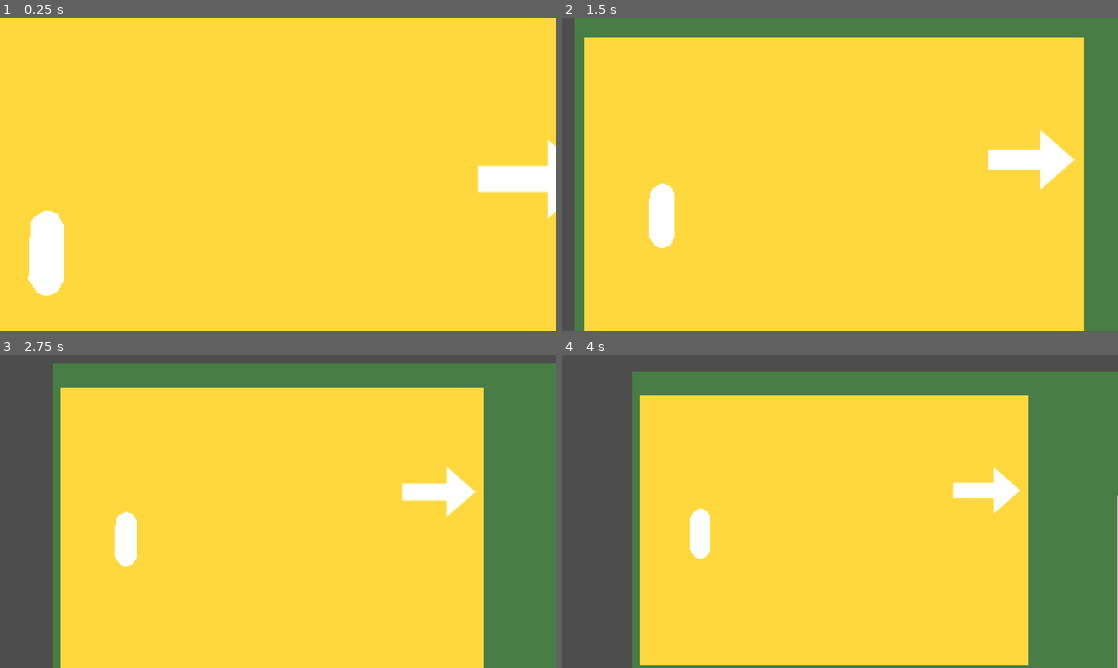
Above: before the commit, frames 1-4 (two rows, left to right).
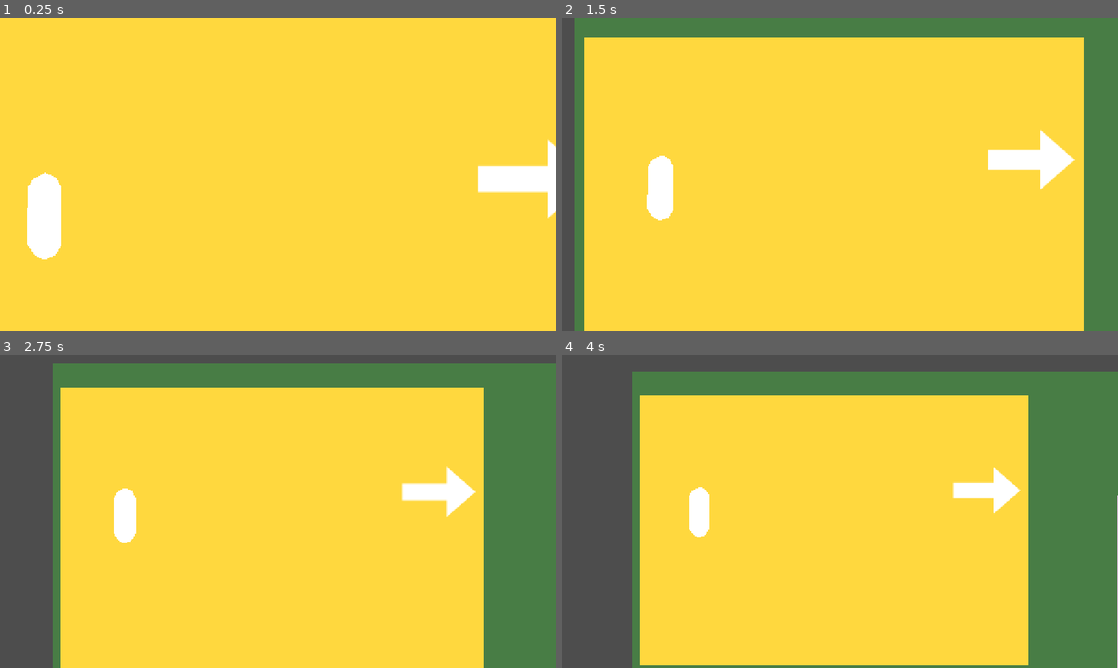
Above: after the commit, the same moments.

Repository: marcovicci/kakapogame
Game: Godot game, scene res://test_scene.tscn
The game is run twice, just before and just after one commit, with the same random seed, the same clock (stepped at 60 frames per second) and the same inputs. This scene is started directly instead of the project's main scene.
Inputs (mouse positions are in pixels of both pictures, inside the frame that each line leads up to):
- Up to frame 1 (0.25 s): no input
- Up to frame 2 (1.5 s): move the mouse to (962, 158) at 0.52 s; hold Right (ui_right) 0.53-1.28 s; tap X (target) at 0.6 s; move the mouse to (728, 190) at 1.27 s; hold Down (ui_down) from 1.28 s (still down); tap Z (whistle) at 1.35 s
- Up to frame 3 (2.75 s): move the mouse to (333, 442) at 2.02 s; release Down (ui_down) at 2.03 s; hold Right (ui_right) from 2.03 s (still down); tap X (target) at 2.1 s
- Up to frame 4 (4 s): move the mouse to (812, 574) at 2.77 s; release Right (ui_right) at 2.78 s; hold Up (ui_up) 2.78-3.53 s; tap Z (whistle) at 2.85 s; move the mouse to (1006, 558) at 3.52 s; hold Left (ui_left) from 3.53 s (still down); tap X (target) at 3.6 s

The runs differ from the first frame. In frame 1, 1.5% of the frame differs, in the area x 4-12%, y 49-89%; in frame 2, 0.8%; in frame 3, 0.6%; in frame 4, 0.5%.

Commit message:
Update .gitignore, editor_layout.cfg, test_scene.tscn-editstate-cafae89b2e9ebf0216ddfb8de4de99ea.cfg, and 2 more files

Diff:
--- a/test_scene.tscn
+++ b/test_scene.tscn
@@ -20,7 +20,7 @@
 script = ExtResource("2_coq8p")
 
 [node name="Moose" parent="." instance=ExtResource("4_8pr8v")]
-position = Vector2(192, 94)
+position = Vector2(187, 3)
 
 [node name="Camera_Target" parent="." node_paths=PackedStringArray("Camera", "Player") instance=ExtResource("5_buypi")]
 position = Vector2(784, 13)
Not shown, added: .gitignore
Not shown, changed: README.md
